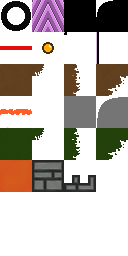
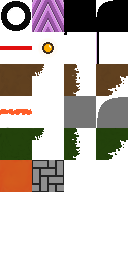
Layer changes from the first 128×256 image to the second:
painted on "sprite_sheet.png" over [32,160,96,192]
